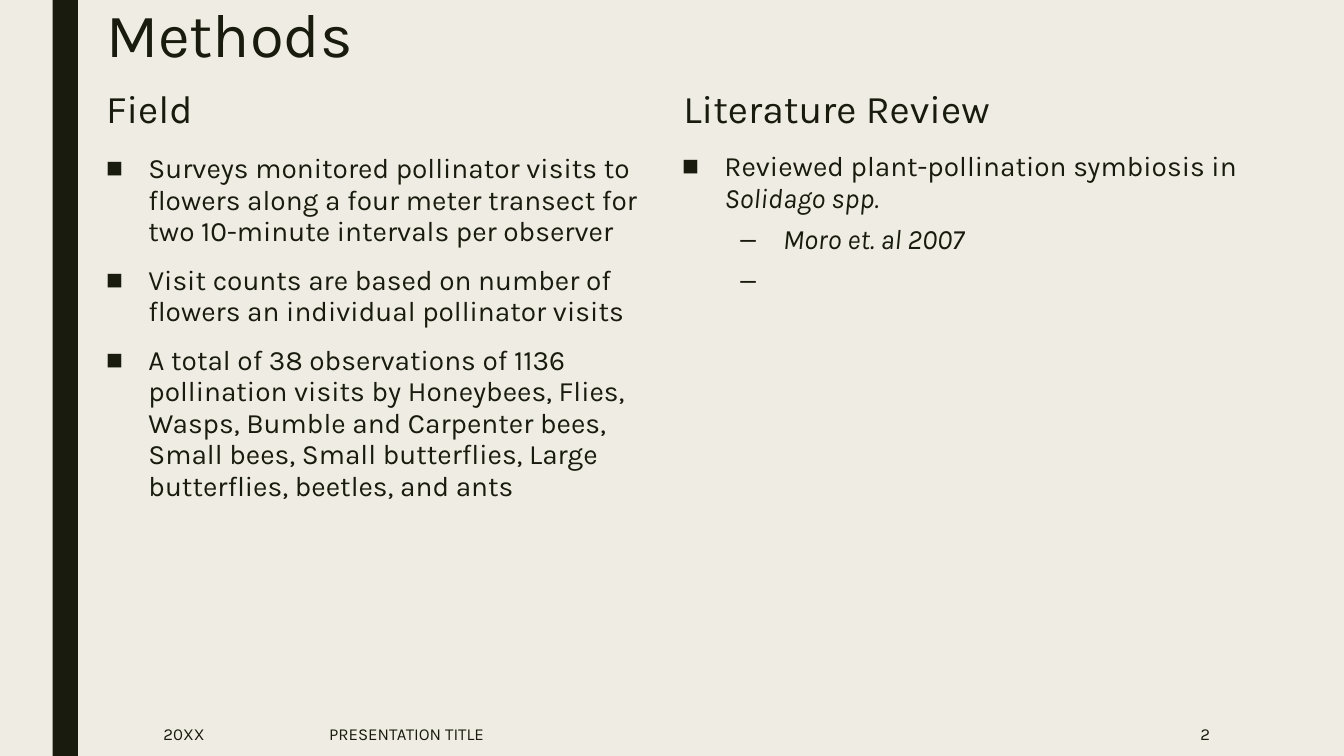
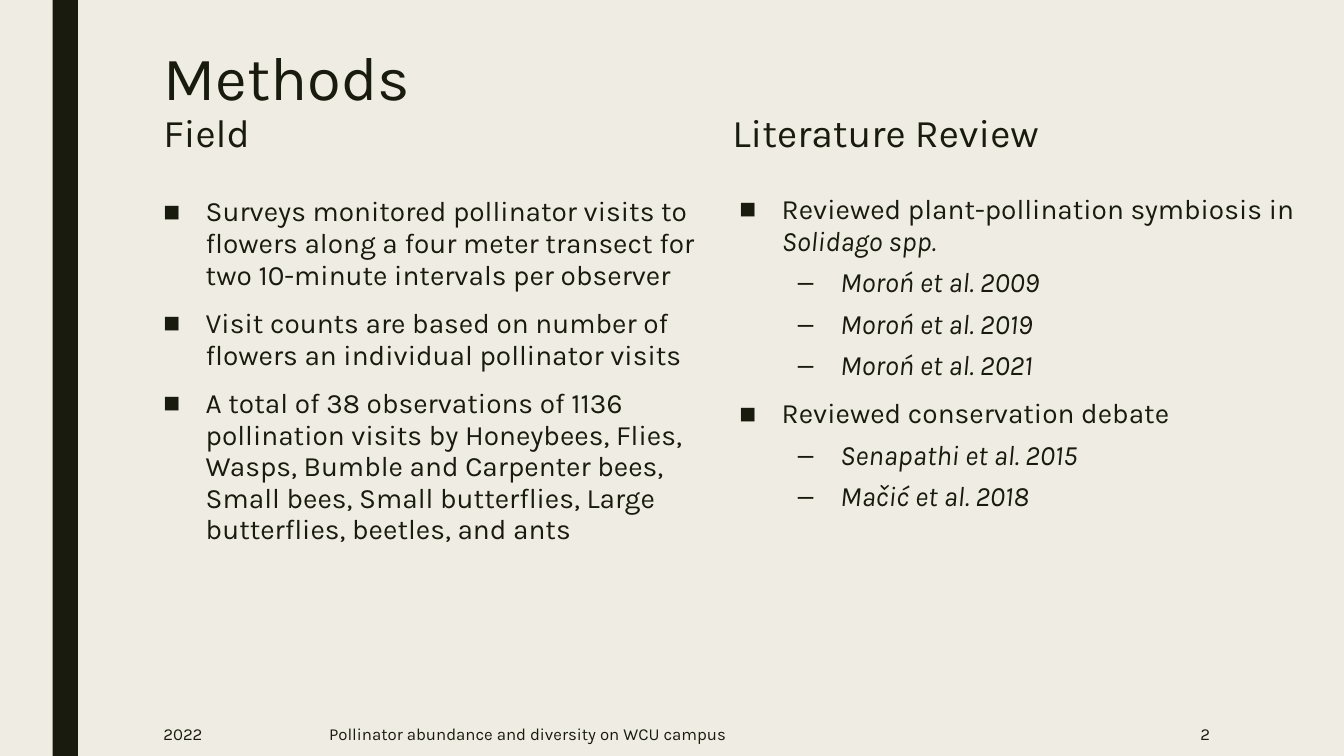
Before and after one commit to nottedy94/COAD-Final, a slide deck: slide 2 of Pollinator abundance survey.pptx. Drawn at 1344x756 pixels with LibreOffice and Linux fonts; fonts in the diff are those of the drawing. Boxes give left, top, right and bottom in pixels: in the first picture for what was removed or moved away, otherwise in the second. Text is boxed around its words. In the diff, an @@ line names an element or a change of style, - is before the commit and + after.

```diff
--- a/Pollinator abundance survey.pptx
+++ b/Pollinator abundance survey.pptx
@@ 2 texts, 1 title: place and size @@
-2 texts, 1 title at [106, 15, 1236, 499]
+2 texts, 1 title at [163, 58, 1294, 542]
@@ text at [782, 271, 1169, 507]: text changed @@
-  – Moro et. al 2007
+  – Moroń et al. 2009
+  – Moroń et al. 2019
+  – Moroń et al. 2021
+■ Reviewed conservation debate
+  – Senapathi et al. 2015
+  – Mačić et al. 2018
@@ text at [163, 729, 202, 740]: text changed @@
-20XX
+2022
@@ text at [329, 728, 726, 744]: text changed @@
-PRESENTATION TITLE
+Pollinator abundance and diversity on WCU campus
```
Also in this commit, not shown: 1 other slide changed, 3 slides added, 2 slides removed, 4 other files.
